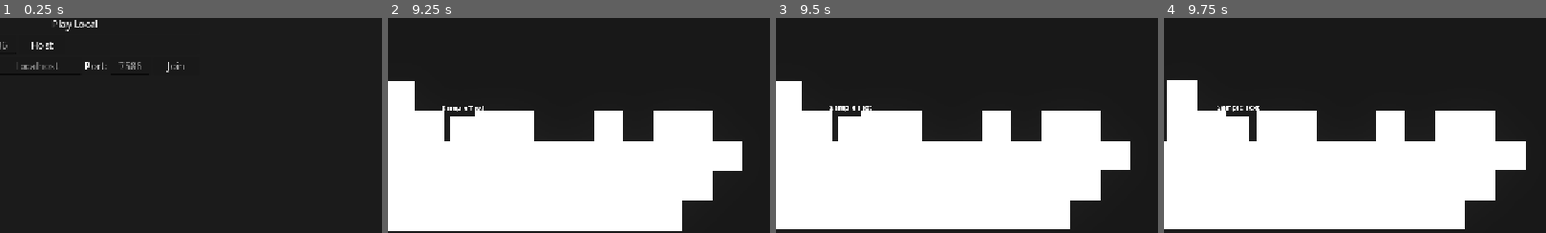
Above: before the commit, frames 1-4 (left to right).
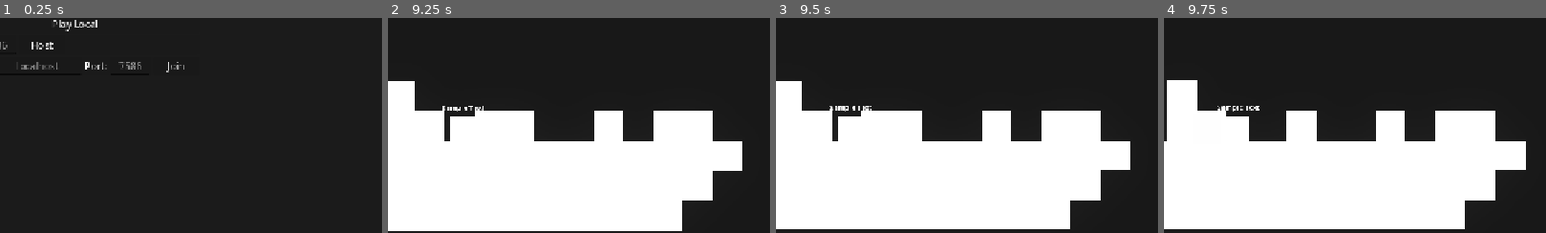
Above: after the commit, the same moments.

Repository: itsMapleLeaf/falling-box
Game: Godot game, scene res://src/main.tscn
The game is run twice, just before and just after one commit, with the same random seed, the same clock (stepped at 60 frames per second) and the same inputs.
Inputs (mouse positions are % of the whole screen's width and height, from its top left):
- Up to frame 1 (0.25 s): no input
- Up to frame 2 (9.25 s): click (40, 50) at 0.52 s; type "12" at 0.6 s; click (45, 55) at 0.75 s; type "12" at 0.83 s; click (57, 55) at 0.98 s; type "12" at 1.07 s; click "Play Local" at 1.25 s; tap Enter at 2 s; move the mouse to (45, 70) at 2.02 s; hold Right (move_right) 2.03-2.75 s; hold Z (grab) 2.03-2.75 s; click (45, 70) at 2.17 s; tap Up (jump) at 2.27, 5.27, 8.27 s; drag from (80, 65) to (53, 69) at 2.77 s; move the mouse to (20, 35) at 3.52 s; hold Left (move_left) 3.53-4.25 s; hold Shift 3.53-4.25 s; drag from (55, 50) to (20, 35) at 4.27 s; move the mouse to (35, 25) at 5.02 s; hold Left (move_left) 5.03-5.75 s; tap Ctrl at 5.1 s; drag from (72, 45) to (35, 25) at 5.77 s; move the mouse to (30, 55) at 6.52 s; hold Right (move_right) 6.53-7.25 s; tap I at 6.6 s; click (30, 55) at 6.67 s; drag from (60, 28) to (50, 68) at 7.27 s; move the mouse to (45, 70) at 8.02 s; hold Right (move_right) 8.03-8.75 s; tap Alt at 8.1 s; drag from (80, 65) to (53, 72) at 8.77 s
- Up to frame 3 (9.5 s): no input
- Up to frame 4 (9.75 s): move the mouse to (20, 35) at 9.52 s; hold Left (move_left) from 9.53 s (still down); hold Z (grab) from 9.53 s (still down)
The pictures show only the part of the screen within x 40-90%, y 44-94%; the shares and areas given below are measured in that part.

Frames 1-3 are identical in both runs. In frame 4, 1.1% of the frame differs, in the area x 24-32%, y 43-58%.

Commit message:
fix authority on offline (lol)

Diff:
--- a/src/player.gd
+++ b/src/player.gd
@@ -33,7 +33,8 @@
 
 
 func _enter_tree() -> void:
-	set_multiplayer_authority(int(name))
+	if name.is_valid_int():
+		set_multiplayer_authority(name.to_int())
 
 
 func _ready() -> void:
@@ -42,10 +43,7 @@
 	respawn_rng.randomize()
 	respawn()
 
-	camera.enabled = (
-		is_local || is_multiplayer_authority()
-		|| multiplayer.multiplayer_peer is OfflineMultiplayerPeer
-	)
+	camera.enabled = is_multiplayer_authority()
 
 
 func _unhandled_input(event: InputEvent) -> void:
